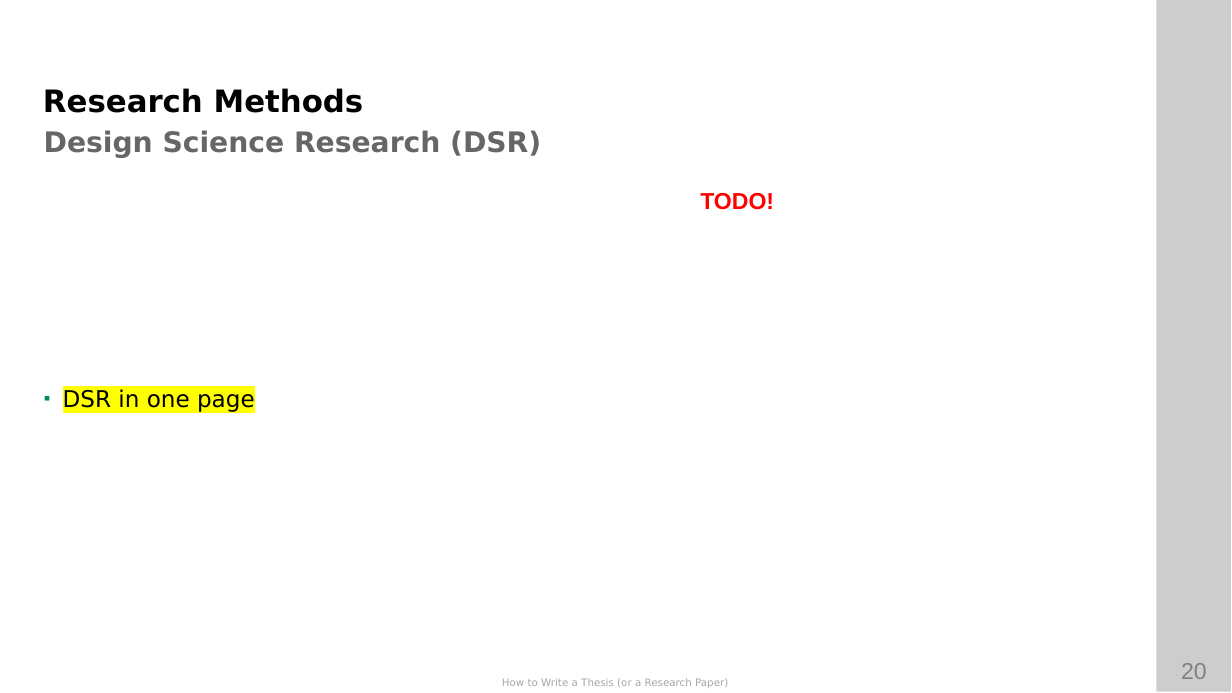
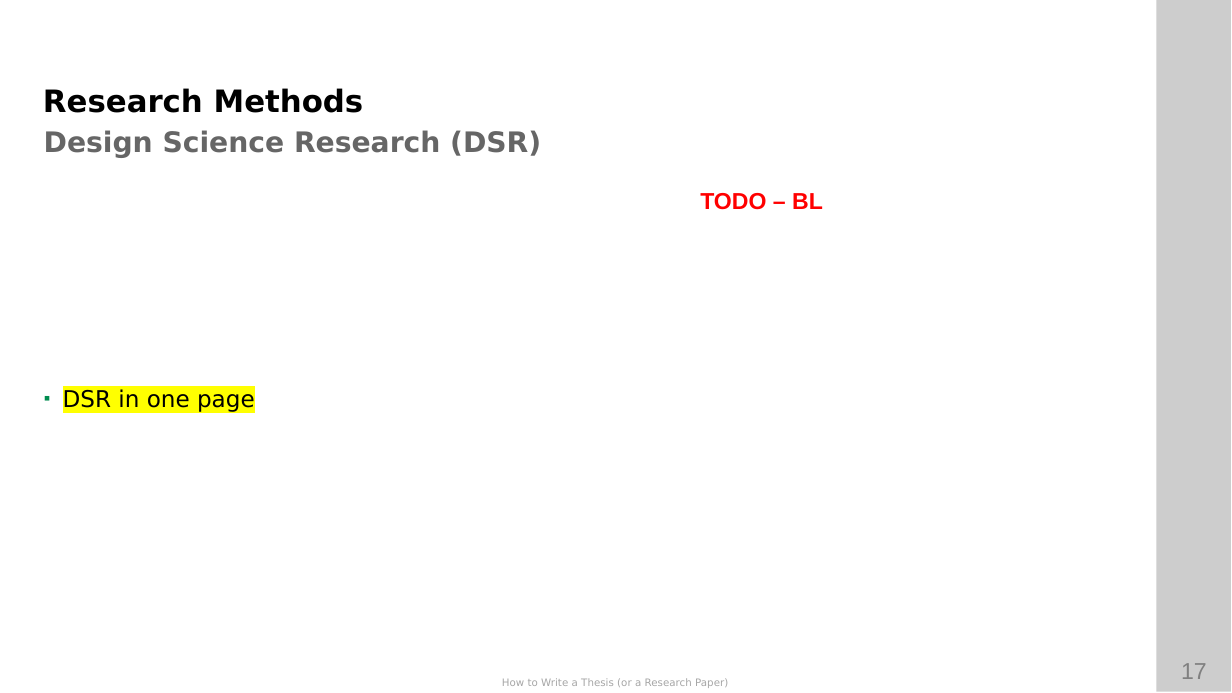
Before and after one commit to ETCE-LAB/How-To-Write-A-Paper-Thesis, a slide deck: slide 17 of How-to-Write-A-Paper-Thesis.pptx (slide 20 before the commit). Drawn at 1232x693 pixels with LibreOffice and Linux fonts; fonts in the diff are those of the drawing; background and template pictures are left out. Boxes give left, top, right and bottom in pixels: in the first picture for what was removed or moved away, otherwise in the second. Text is boxed around its words. In the diff, an @@ line names an element or a change of style, - is before the commit and + after.

```diff
--- a/How-to-Write-A-Paper-Thesis.pptx
+++ b/How-to-Write-A-Paper-Thesis.pptx
@@ text at [700,193,823,210]: text changed @@
-TODO!
+TODO – BL
@@ page number at [1181,663,1207,679]: text changed @@
-20
+17
```
Also in this commit, not shown: 6 other slides changed, 3 slides removed, 3 other files.
